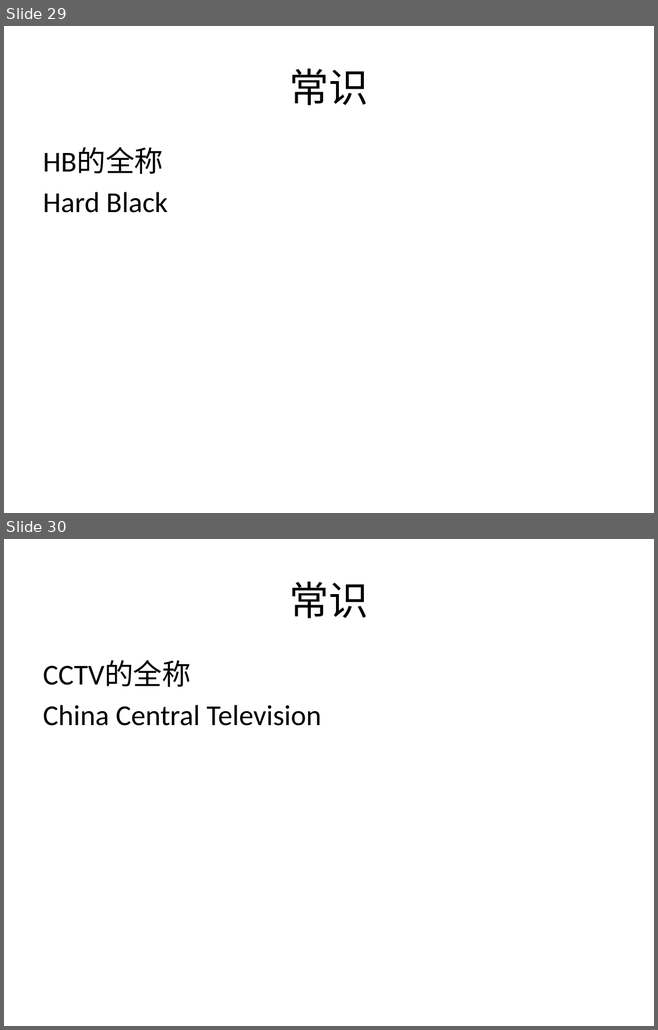
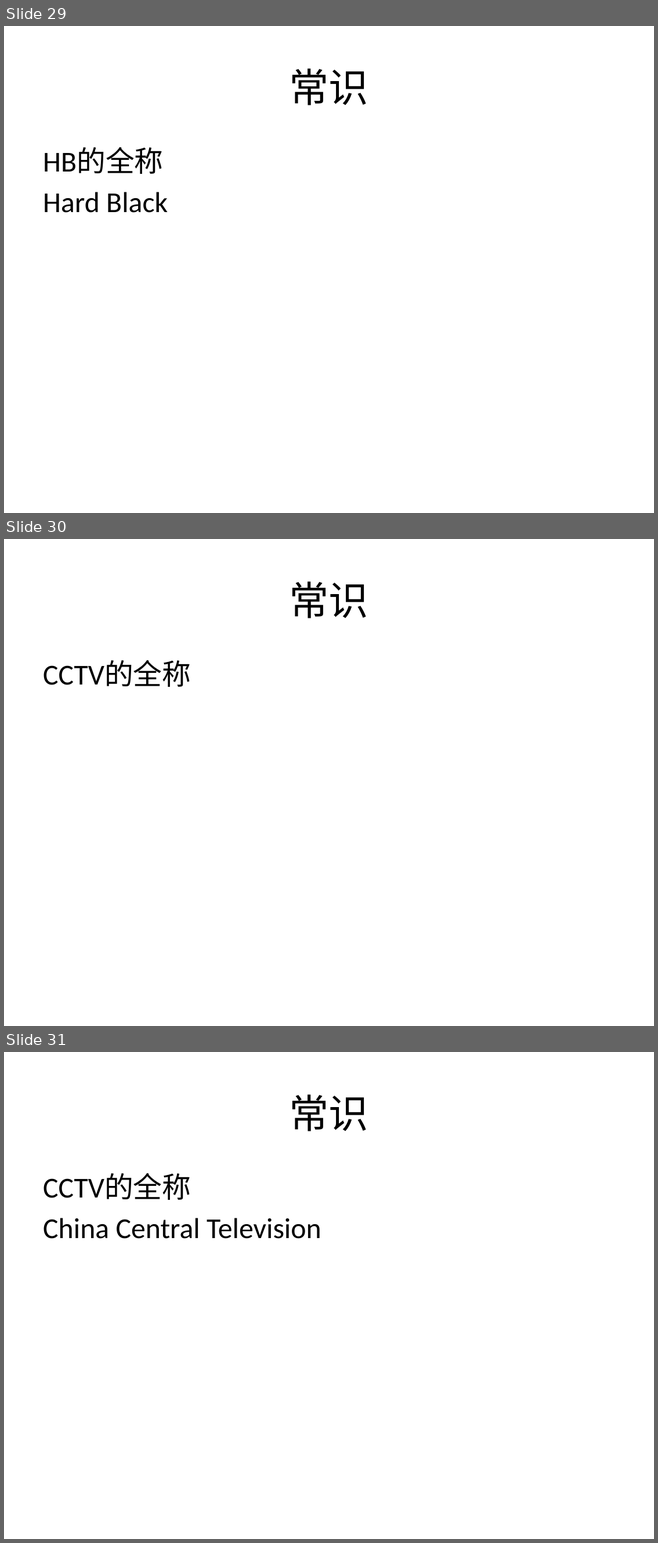
Before and after one commit to GLgele/public-temps, a slide deck: Leadership Summit 2021/Ice Breaking Activities/05 Fingerboard 5.pptx. Shown one above the other, each under a label of ours: slides 29 and 30 before the commit, slides 29, 30 and 31 after it. The pictures are 658x1030 and 658x1543 pixels, drawn with LibreOffice and Linux fonts; fonts in the diff are those of the drawing. Boxes give left, top, right and bottom in pixels: in the first picture for what was removed or moved away, otherwise in the second. Text is boxed around its words. In the diff, an @@ line names an element or a change of style, - is before the commit and + after.

```diff
--- a/Leadership Summit 2021/Ice Breaking Activities/05 Fingerboard 5.pptx
+++ b/Leadership Summit 2021/Ice Breaking Activities/05 Fingerboard 5.pptx
@@ slide 30 added at (4,539,654,1026), background #FFFFFF @@
@@ title added at (289,581,368,618), 44 pt, text #000000 @@
+常识
@@ text added at (43,661,191,687), 32 pt, text #000000 @@
+CCTV的全称
@@ what was slide 30 is now slide 31 @@
```
Also in this commit, not shown: 1 other slide added, 1 slide removed.
